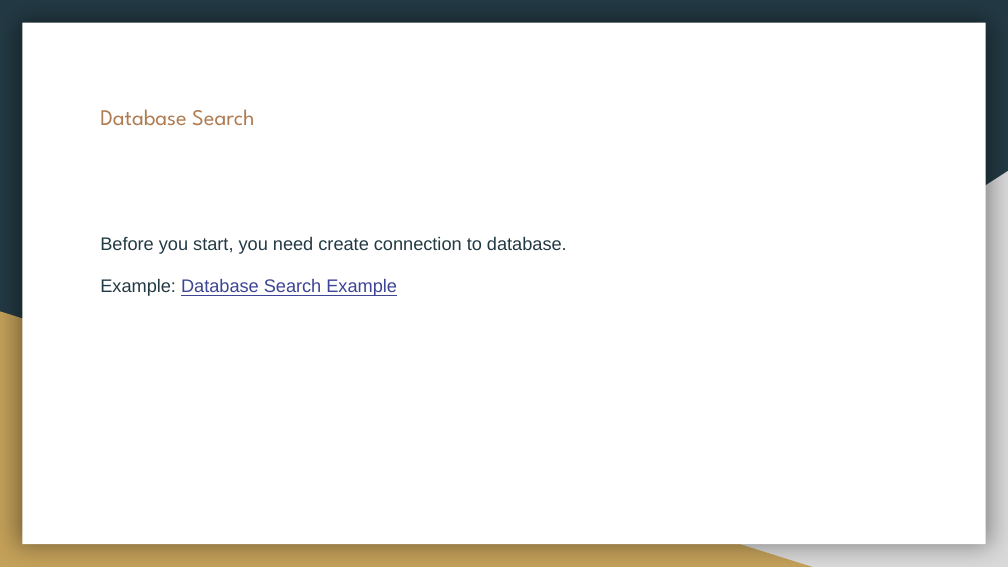
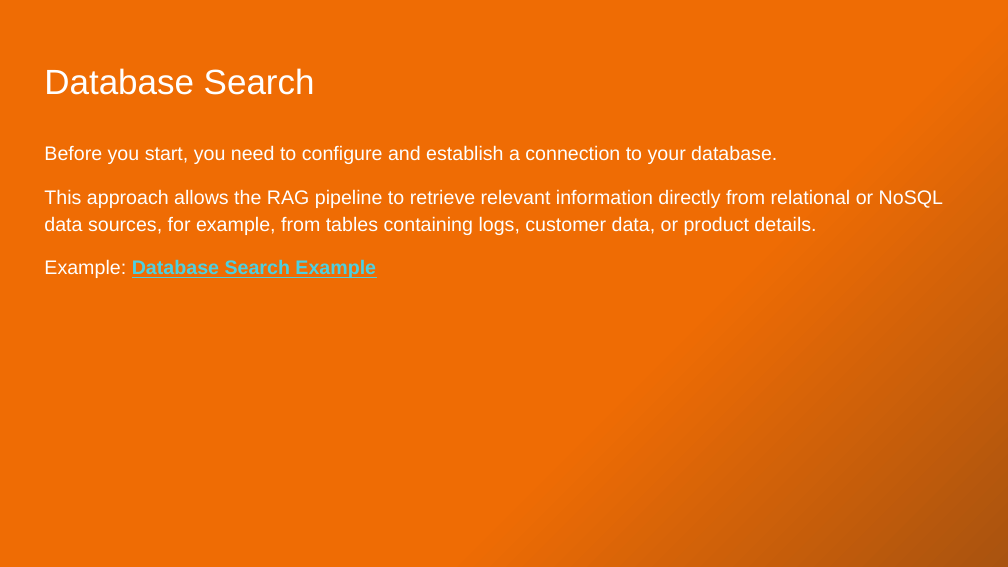
Before and after one commit to xkondix/aiSandbox-JAVA-SPIRNG, a slide deck: slide 28 of assets/LangChain4j with Spring Boot.pptx (slide 23 before the commit). Drawn at 1008x567 pixels with LibreOffice and Linux fonts; fonts in the diff are those of the drawing. Boxes give left, top, right and bottom in pixels: in the first picture for what was removed or moved away, otherwise in the second. Text is boxed around its words. In the diff, an @@ line names an element or a change of style, - is before the commit and + after.

```diff
--- a/assets/LangChain4j with Spring Boot.pptx
+++ b/assets/LangChain4j with Spring Boot.pptx
@@ background #233A44 to gradient #EF6C04 to #A9530F @@
@@ rectangle removed at [22, 23, 986, 544] @@
@@ title "Database Search": place and size @@
-title "Database Search" at [100, 109, 254, 126]
+title "Database Search" at [44, 68, 315, 95]
@@ title "Database Search" at [44, 68, 315, 95]: size 16 to 25 pt, font League Spartan to Arial, text colour #AF7B51 to #FFFFFF @@
@@ text "Before you start, you need ...": place and size @@
-text "Before you start, you need ..." at [100, 237, 567, 296]
+text "Before you start, you need ..." at [44, 145, 943, 278]
@@ text at [44, 145, 943, 235]: text changed; size 13 to 14 pt; text colour #233A44 to #FFFFFF @@
-Before you start, you need create connection to database.
+Before you start, you need to configure and establish a connection to your database.
+This approach allows the RAG pipeline to retrieve relevant information directly from relational or NoSQL data sources, for example, from tables containing logs, customer data, or product details.
@@ right triangle removed at [395, 171, 1008, 567] @@
@@ text at [44, 259, 376, 278]: size 13 to 14 pt in "Example: Database Search Example"; text colour #233A44 to #FFFFFF in "Example:"; text colour #3D4594 to #4DD0E1, bold on in "Database Search Example" @@
@@ right triangle removed at [0, 311, 812, 567] @@
```
Also in this commit, not shown: 18 other slides changed, 21 slides added, 7 slides removed, 8 other files.
